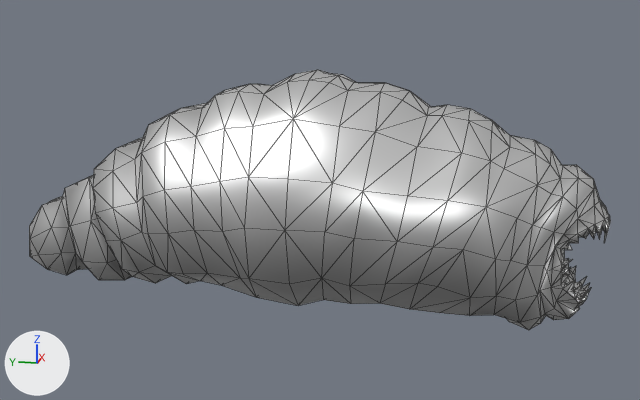
The FBX model Assets/Models/Worm.fbx: old version first, new version second.
Rendered twice from a 50 mm camera at (-0.917, -0.155, 0.321) aimed at (0.003, 0.029, 0.092). Every picture has the same lights, and +X, +Y and +Z are marked at lower left. The picture after the commit comes second. Mesh edges are drawn as thin lines. Where no turn or scale is listed for an object, it has been applied to the vertices.

Objects in the first picture: 'mo_m_0'.
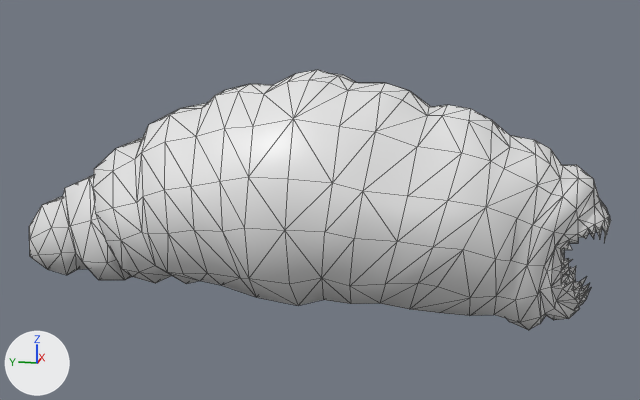
The newer file is also rescaled (x0.00094), turned or shifted as a whole; pictures and numbers use the older file's frame.

Patch to the scene script:
```diff
--- a/Assets/Models/Worm.fbx.py
+++ b/Assets/Models/Worm.fbx.py
@@ mat_m @@
 mat_m.base_color = (0.8, 0.8, 0.8)  # white #e7e7e7
-mat_m.metallic = 1.0
 mat_m.roughness = 0.4
```

Location of each change, [x1, y1, x2, y2] in pixels of the pictures (640 x 400 px):
'mo_m_0', surface changed
    both: [29, 70, 610, 330]
